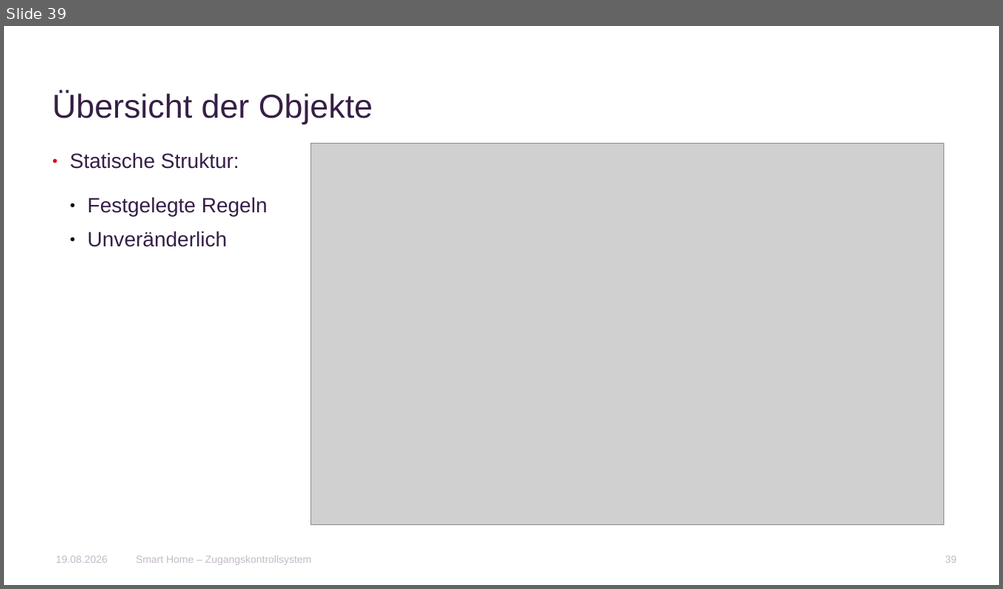
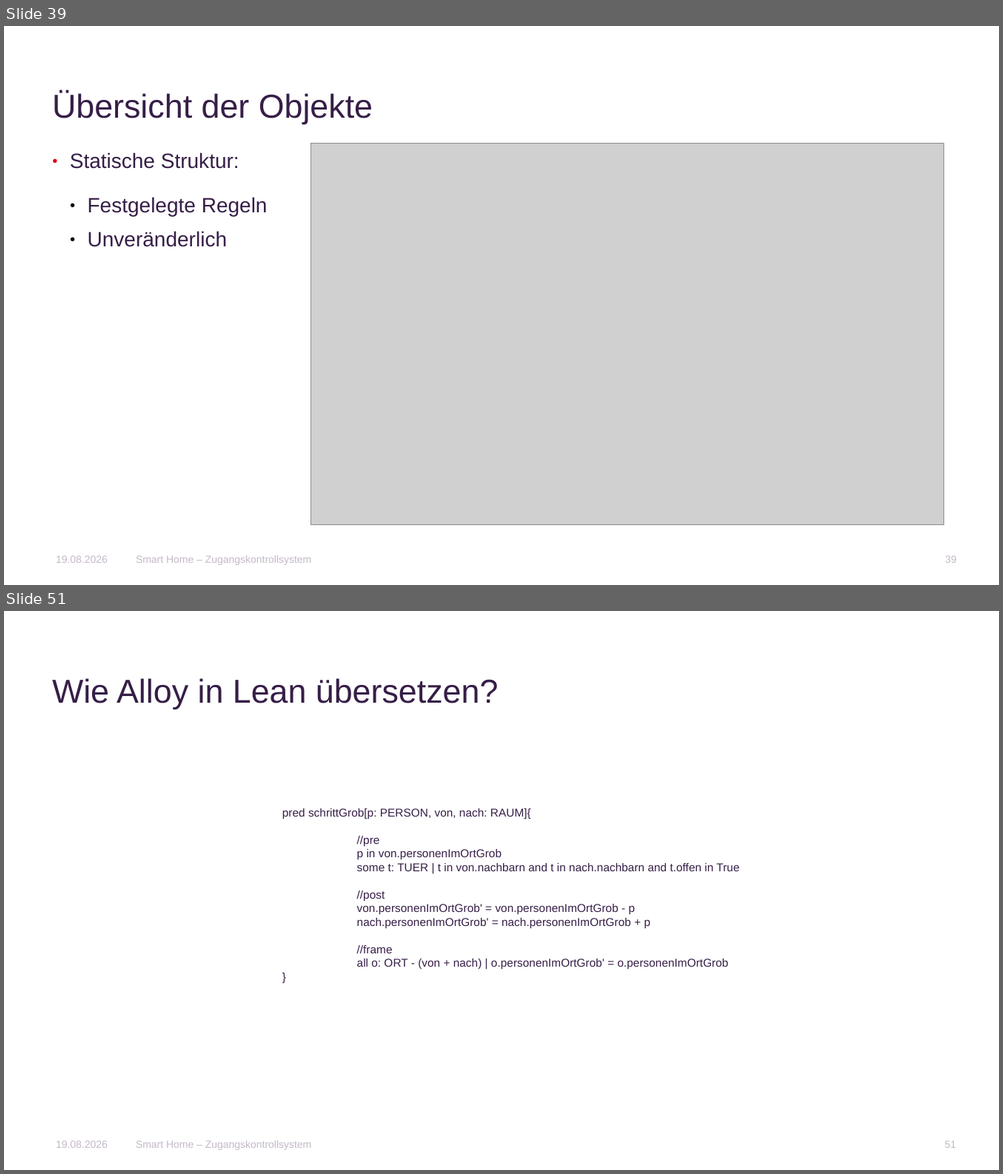
Before and after one commit to AnnaLiviaMartin/rs-smart-home, a slide deck: presentation/Smart_Home_Zugangskontrollsystem.pptx. Shown one above the other, each under a label of ours: slide 39 before the commit, slides 39 and 51 after it; the slides between them are not shown. The pictures are 1003x589 and 1003x1174 pixels, drawn with LibreOffice and Linux fonts; fonts in the diff are those of the drawing; grey boxes stand for pictures; background and template pictures are left out. Boxes give left, top, right and bottom in pixels: in the first picture for what was removed or moved away, otherwise in the second. Text is boxed around its words. In the diff, an @@ line names an element or a change of style, - is before the commit and + after.

Commit message:
fix: explaining of lean

```diff
--- a/presentation/Smart_Home_Zugangskontrollsystem.pptx
+++ b/presentation/Smart_Home_Zugangskontrollsystem.pptx
@@ slide 51 added at (4, 611, 999, 1170), background #FFFFFF @@
@@ title added at (52, 678, 498, 709), 32 pt, text #361E47 @@
+Wie Alloy in Lean übersetzen?
@@ text added at (282, 809, 739, 970), 11 pt, text #361E47 @@
+pred schrittGrob[p: PERSON, von, nach: RAUM]{
+//pre
+p in von.personenImOrtGrob
+some t: TUER | t in von.nachbarn and t in nach.nachbarn and t.offen in True
+//post
+von.personenImOrtGrob' = von.personenImOrtGrob - p
+nach.personenImOrtGrob' = nach.personenImOrtGrob + p
+//frame
+all o: ORT - (von + nach) | o.personenImOrtGrob' = o.personenImOrtGrob
+}
@@ text added at (56, 1141, 108, 1148), 10 pt, text #C4B9C8 @@
+19.08.2026
@@ text added at (136, 1141, 312, 1150), 10 pt, text #C4B9C8 @@
+Smart Home – Zugangskontrollsystem
@@ page number added at (945, 1141, 956, 1148), 10 pt, text #C4B9C8 @@
+51
```
Also in this commit, not shown: 32 slides changed, 17 other slides added, 2 other files.
